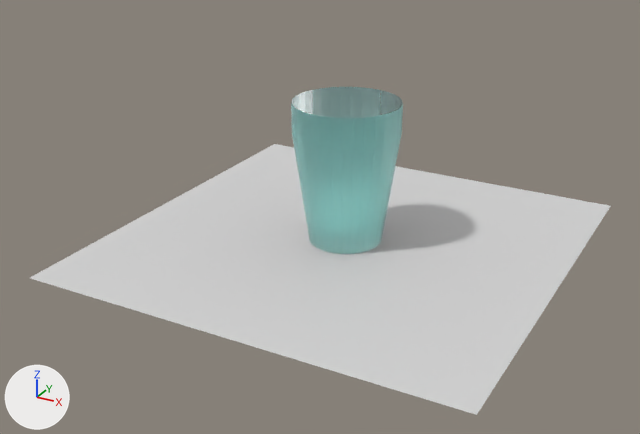
Renders of the Blender file example-scenes/models/Caustics/glass.blend from each side of a commit.
Both versions are drawn from a 50 mm lens placed at (10.16, -19.93, 8.71), pointed at (-0.3, -0.92, -0.79). The lights are fixed; the arrows at lower left show +X, +Y and +Z.
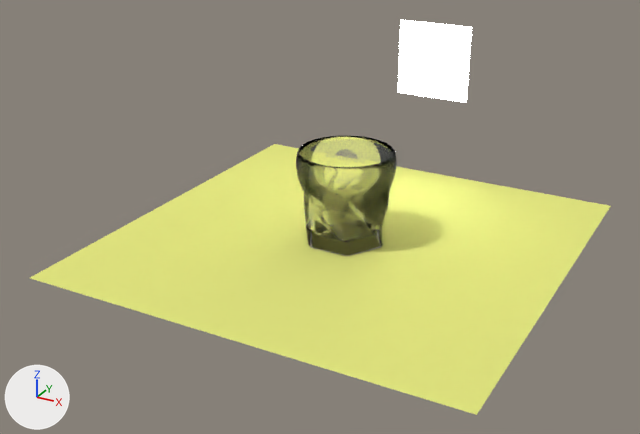
The newer file is also rescaled (x0.841), turned or shifted as a whole; pictures and numbers use the older file's frame.

Location of each change, [x1, y1, x2, y2] in pixels of the pictures (640 x 434 px):
'Plane', recoloured (grey to yellow)
    both: [30, 144, 611, 415]
'Cylinder', deleted
    before: [291, 87, 403, 254]
'Glass', added
    after: [296, 136, 397, 256]
'Plane.001', added
    after: [398, 19, 472, 103]

What changed in the scene script:
```text
Add mat_ground_001:
    mat_ground_001 = principled_material('ground.001')
    mat_ground_001.base_color = (0.772, 0.8, 0.218)  # yellow #e4e781
    mat_ground_001.roughness = 0.9
    mat_ground_001.specular_ior_level = 0.0
Add mat_light_001:
    mat_light_001 = principled_material('light.001')
    mat_light_001.base_color = (0.78, 0.78, 0.78)  # white #e5e5e5
    mat_light_001.roughness = 0.9
    mat_light_001.specular_ior_level = 0.0
    mat_light_001.transmission_weight = 1.0
    mat_light_001.emission_color = (10.0, 10.0, 10.0)  # white #ffffff
    mat_light_001.emission_strength = 1.0
Add mat_glass2:
    mat_glass2 = bpy.data.materials.new('Glass2')
    # nodes: BsdfGlass, BsdfTransparent, Fresnel, Math, MixShader, OutputMaterial, Value
Change me_plane:
    where me_plane.from_pydata(...)  # 4 vertices, 1 face; spans x -1.0..1.0, y -1.0..1.0, z 0.0
    remove me_plane.materials.append(mat_material_002)  # light grey #d9d9d9
    add me_plane.materials.append(mat_ground_001)  # yellow #e4e781
Add me_plane_005:
    me_plane_005.from_pydata([(-1.0, 2.14, -5.0), (1.0, 2.14, -5.0), (-1.0, 4.14, -5.0), (1.0, 4.14, -5.0)], [], [(0, 1, 3, 2)])
    me_plane_005.materials.append(mat_light_001)  # white #e5e5e5
Add me_circle_002:
    me_circle_002.from_pydata(...)  # 9110 vertices, 9108 faces; spans x -1.13..1.13, y -1.13..1.13, z 0.0..2.17
    me_circle_002.polygons.foreach_set('use_smooth', [True] * 9108)
    me_circle_002.materials.append(mat_glass2)
Remove ob_cylinder:
    ob_cylinder = bpy.data.objects.new('Cylinder', me_cylinder_002)
    ob_cylinder.location = (0.0, 0.0, 0.0)
Add ob_plane_001:
    ob_plane_001 = bpy.data.objects.new('Plane.001', me_plane_005)
    ob_plane_001.location = (0.0, 0.0, -1.74)
    ob_plane_001.rotation_euler = (1.571, 0.0, 0.0)  # degrees (90, 0, 0)
    ob_plane_001.scale = (1.19, 1.19, 1.19)
Add ob_glass:
    ob_glass = bpy.data.objects.new('Glass', me_circle_002)
    ob_glass.location = (0.0, 0.0, -1.74)
    ob_glass.scale = (1.19, 1.19, 1.19)
```
